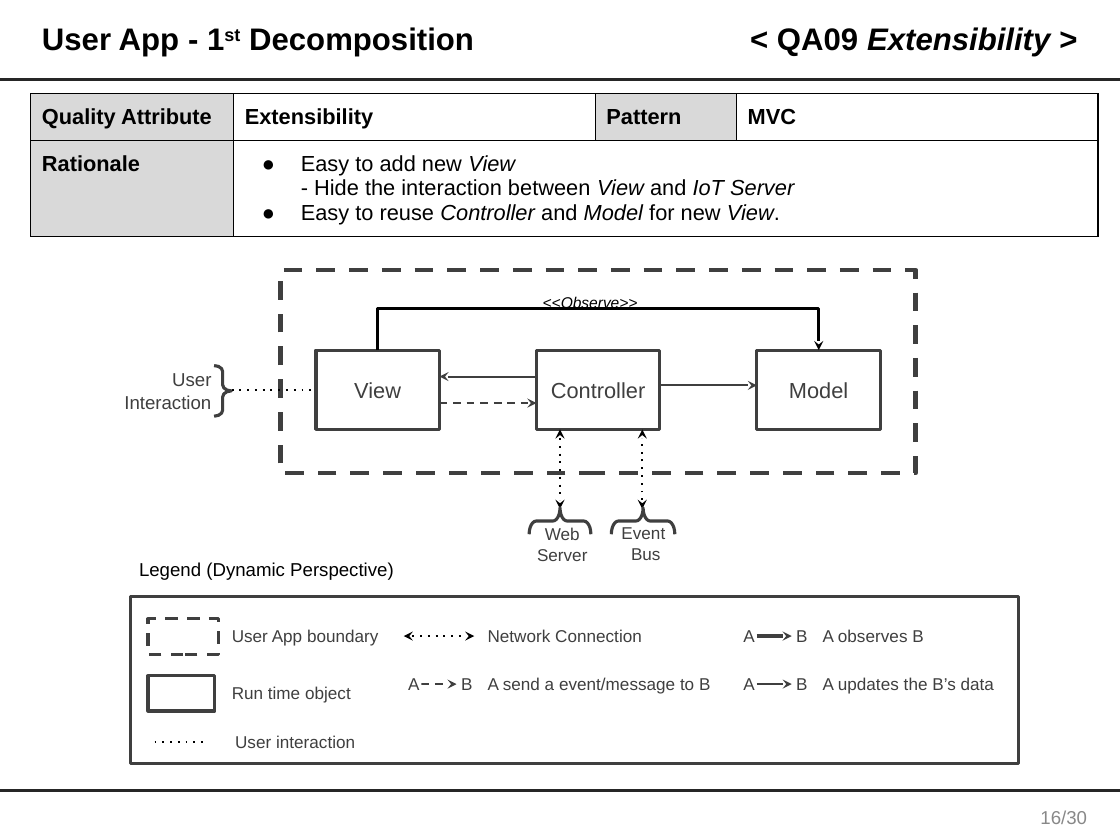
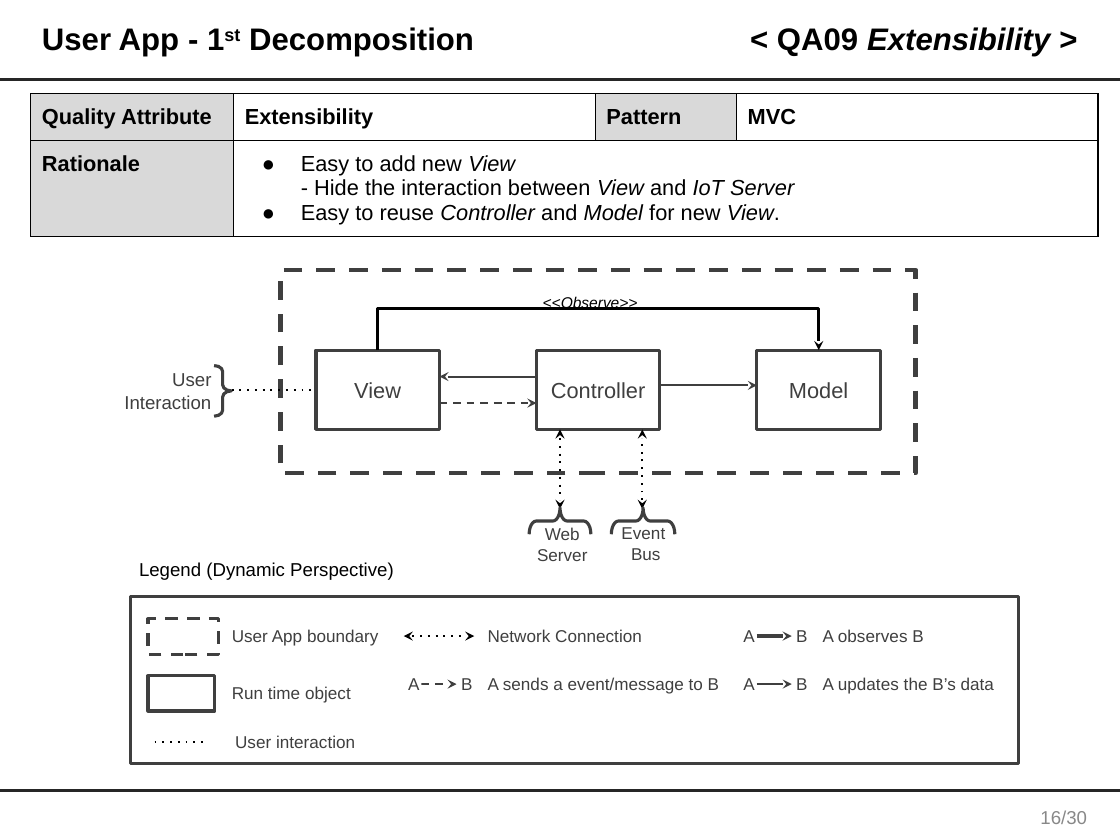
Before and after one commit to junggil/2015_CMU_StudioProject, a slide deck: slide 17 of DOCS/2015-06-24/Team1 Final presentation V0.1.pptx. Drawn at 1120x840 pixels with LibreOffice and Linux fonts; fonts in the diff are those of the drawing. Boxes give left, top, right and bottom in pixels: in the first picture for what was removed or moved away, otherwise in the second. Text is boxed around its words. In the diff, an @@ line names an element or a change of style, - is before the commit and + after.

```diff
--- a/DOCS/2015-06-24/Team1 Final presentation V0.1.pptx
+++ b/DOCS/2015-06-24/Team1 Final presentation V0.1.pptx
@@ text at (488, 677, 719, 694): text changed @@
-A send a event/message to B
+A sends a event/message to B
```
Also in this commit, not shown: 3 other slides changed.
